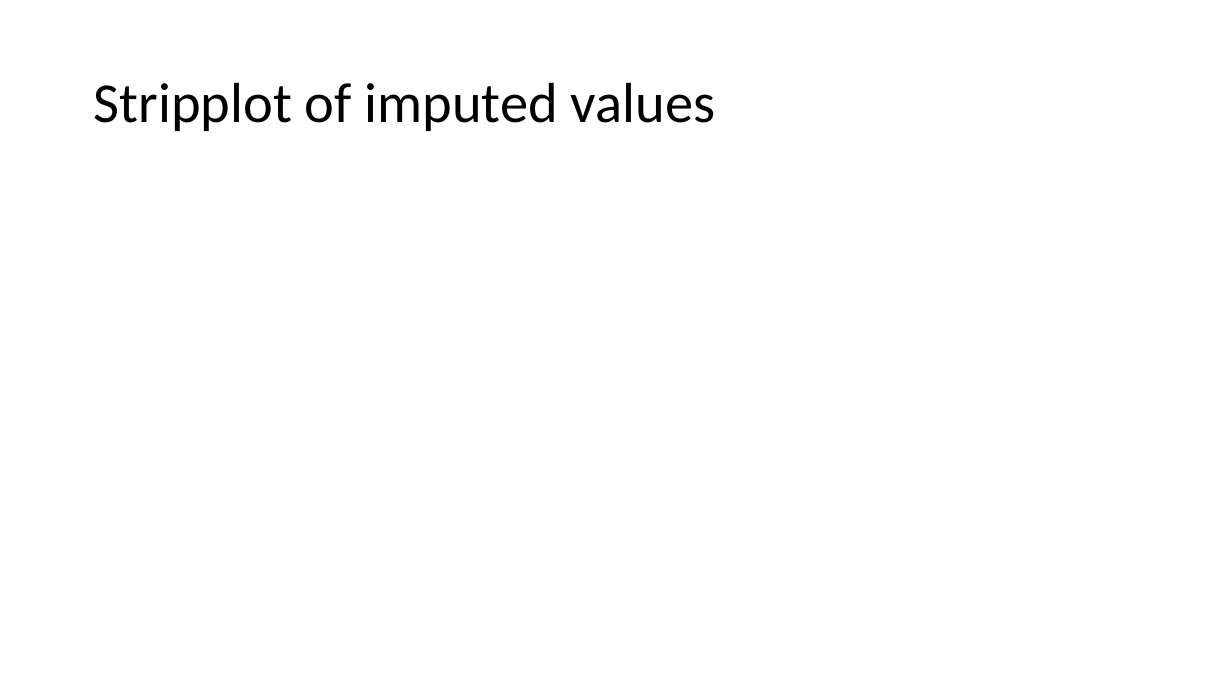
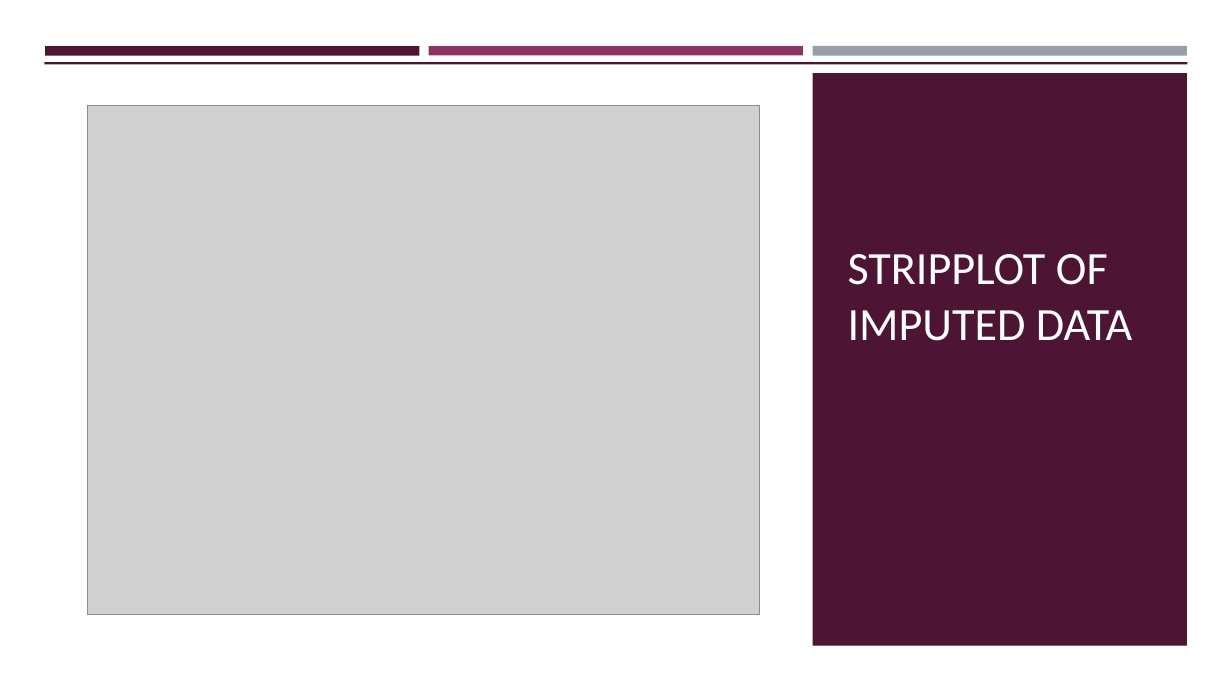
Before and after one commit to AlderCoder/Snow-finches, a slide deck: slide 11 of Final Presentation.pptx (slide 7 before the commit). Drawn at 1232x693 pixels with LibreOffice and Linux fonts; fonts in the diff are those of the drawing; grey boxes stand for pictures. Boxes give left, top, right and bottom in pixels: in the first picture for what was removed or moved away, otherwise in the second. Text is boxed around its words. In the diff, an @@ line names an element or a change of style, - is before the commit and + after.

```diff
--- a/Final Presentation.pptx
+++ b/Final Presentation.pptx
@@ rectangle added at (45,46,420,55), fill #4D1434 @@
@@ rectangle added at (429,46,803,55), fill #903163 @@
@@ rectangle added at (812,46,1187,56), fill #969FA7 @@
@@ rectangle added at (0,65,1232,693), fill #FFFFFF @@
@@ rectangle added at (44,62,1188,182), fill #4D1434 @@
@@ rectangle added at (812,73,1187,646), fill #4D1434 @@
@@ picture added at (88,106,760,615) @@
@@ title "STRIPPLOT OF IMPUTED DATA" at (848,254,1132,341): vertical alignment middle to bottom @@
@@ title at (848,254,1132,341): text changed; size 44 to 36 pt; text colour #000000 to #FFFFFF @@
-Stripplot of imputed values
+STRIPPLOT OF IMPUTED DATA
```
Also in this commit, not shown: 4 other slides changed, 11 slides added, 5 slides removed, 5 other files.
